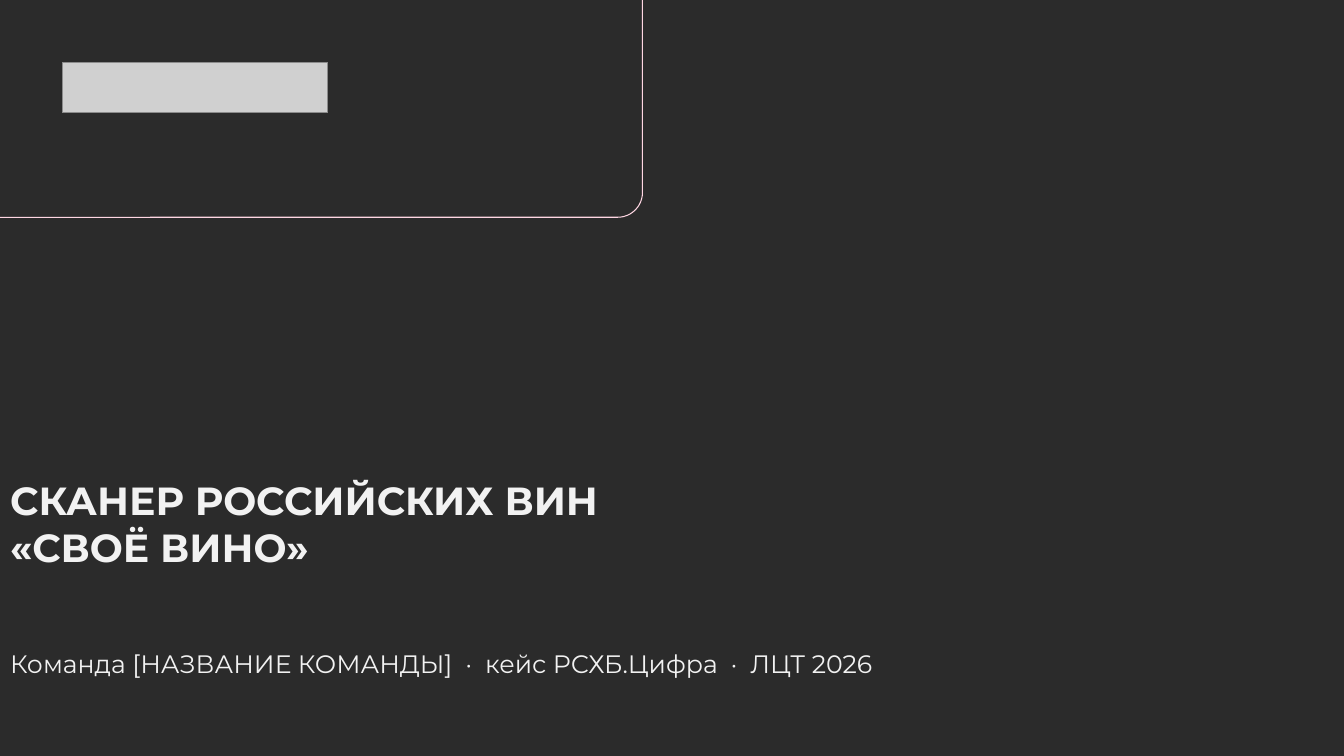
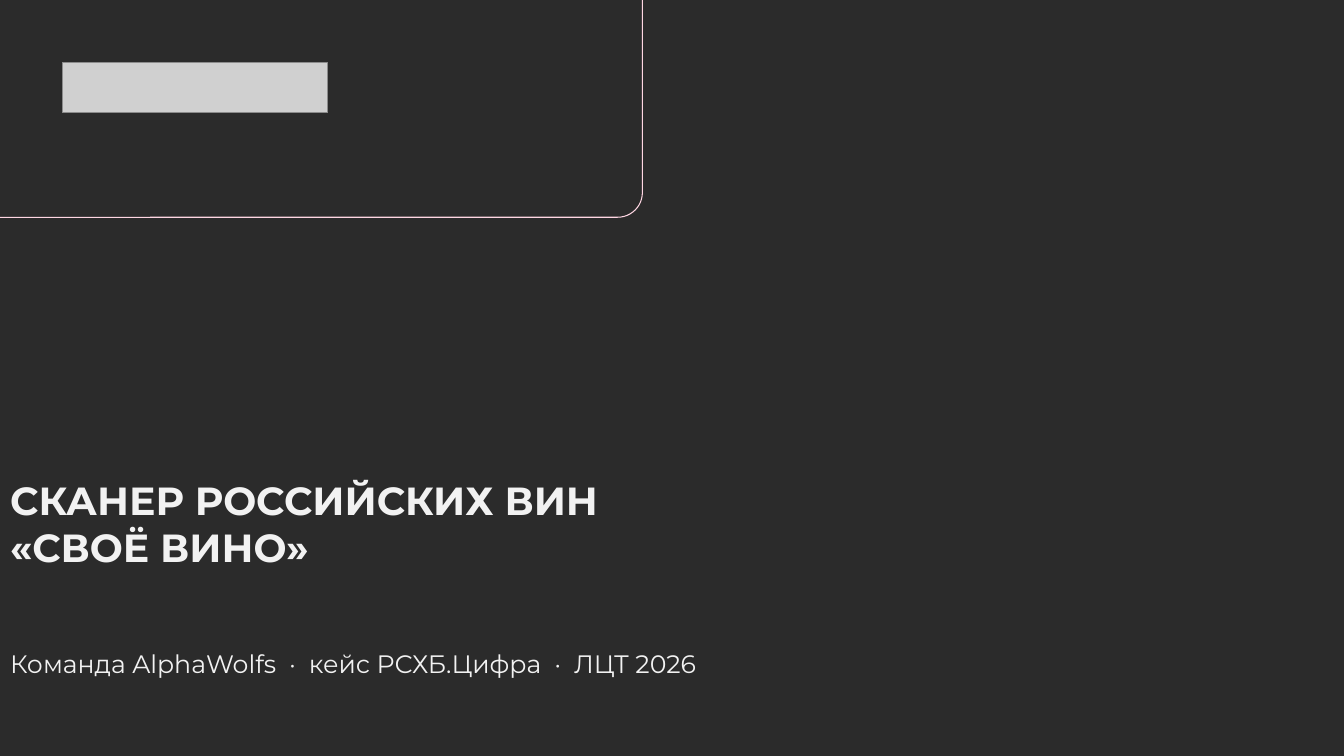
Before and after one commit to AlexGvr/rus_vines, a slide deck: slide 1 of ЛЦТ2026 Сканер российских вин.pptx. Drawn at 1344x756 pixels with LibreOffice and Linux fonts; fonts in the diff are those of the drawing; grey boxes stand for pictures; background and template pictures are left out; a plain dark background stands for a picture behind light text. Boxes give left, top, right and bottom in pixels: in the first picture for what was removed or moved away, otherwise in the second. Text is boxed around its words. In the diff, an @@ line names an element or a change of style, - is before the commit and + after.

```diff
--- a/ЛЦТ2026 Сканер российских вин.pptx
+++ b/ЛЦТ2026 Сканер российских вин.pptx
@@ text at [10,654,696,678]: text changed @@
-Команда [НАЗВАНИЕ КОМАНДЫ] · кейс РСХБ.Цифра · ЛЦТ 2026
+Команда AlphaWolfs · кейс РСХБ.Цифра · ЛЦТ 2026
```
Also in this commit, not shown: 9 other slides changed, 7 slides added, 7 slides removed, 3 other files.
